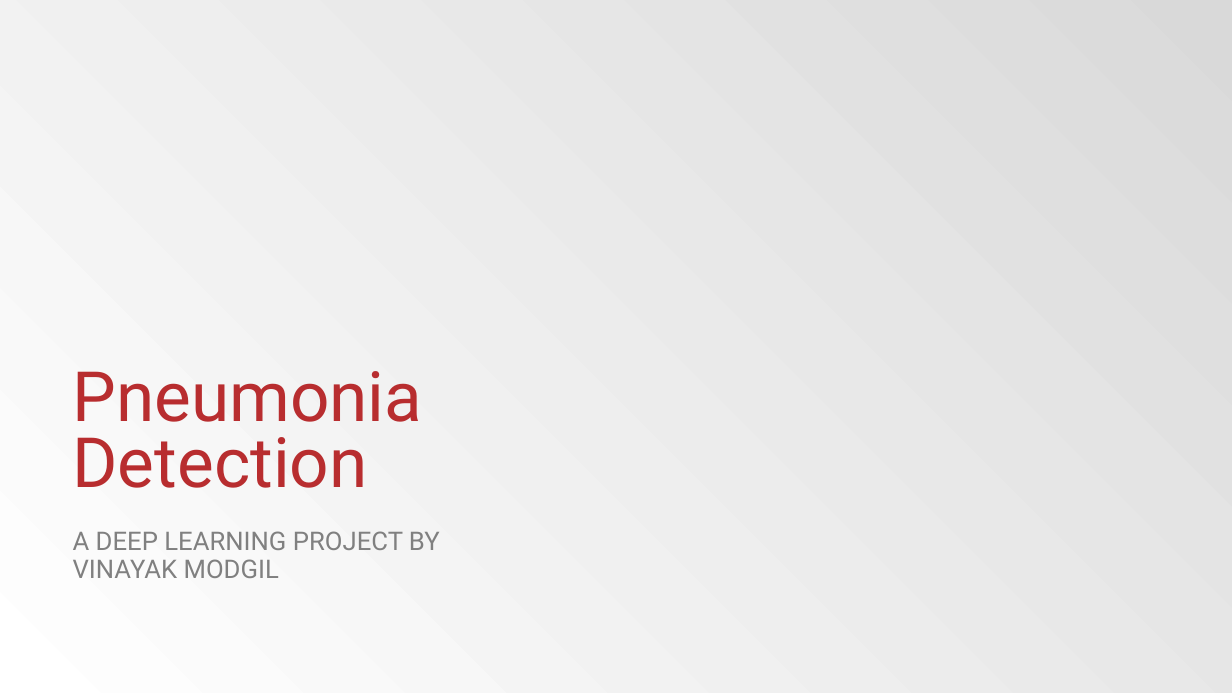
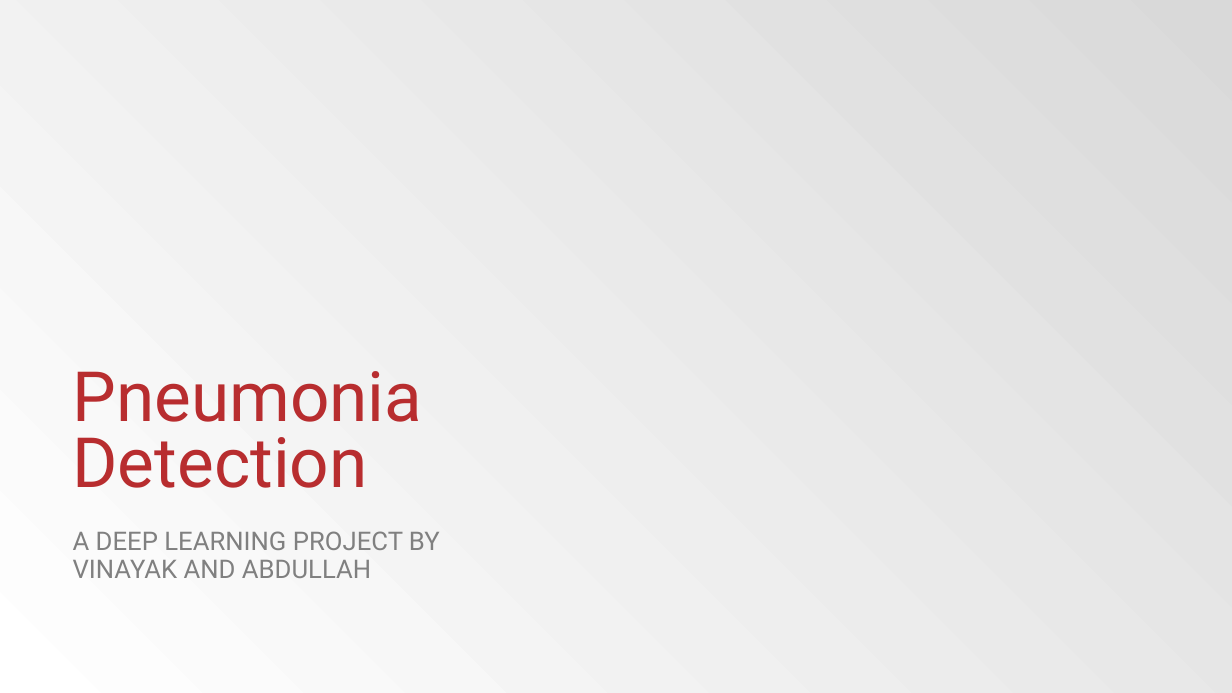
Before and after one commit to abdullahaldaffaie303/project_4, a slide deck: slide 1 of PRESENTATION.pptx. Drawn at 1232x693 pixels with LibreOffice and Linux fonts; fonts in the diff are those of the drawing; background and template pictures are left out. Boxes give left, top, right and bottom in pixels: in the first picture for what was removed or moved away, otherwise in the second. Text is boxed around its words. In the diff, an @@ line names an element or a change of style, - is before the commit and + after.

Commit message:
final final commit

```diff
--- a/PRESENTATION.pptx
+++ b/PRESENTATION.pptx
@@ subtitle at <box>73,531,440,578</box>: text changed @@
-A DEEP LEARNING PROJECT BY VINAYAK MODGIL
+A DEEP LEARNING PROJECT BY VINAYAK AND ABDULLAH
```
